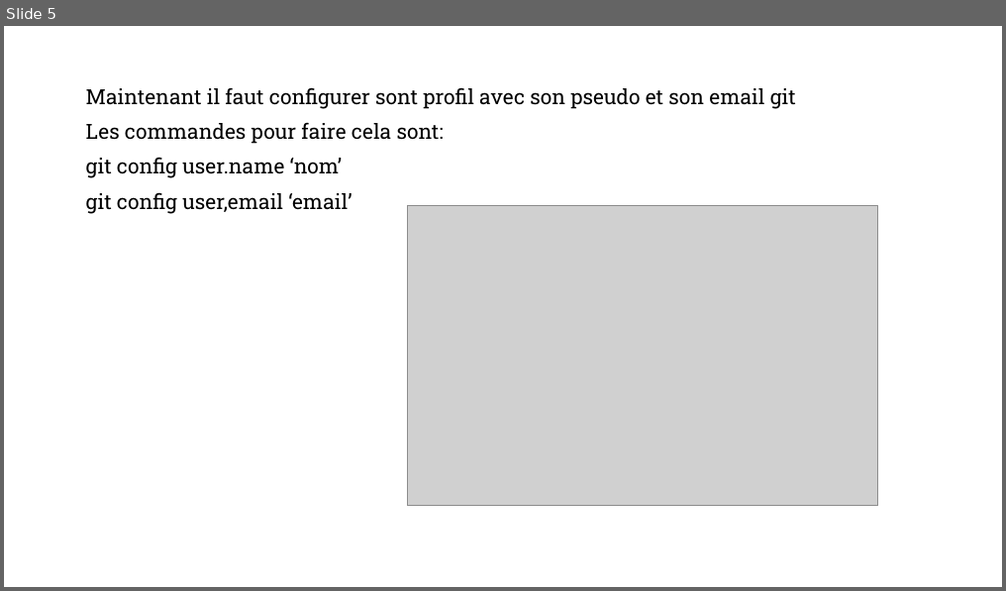
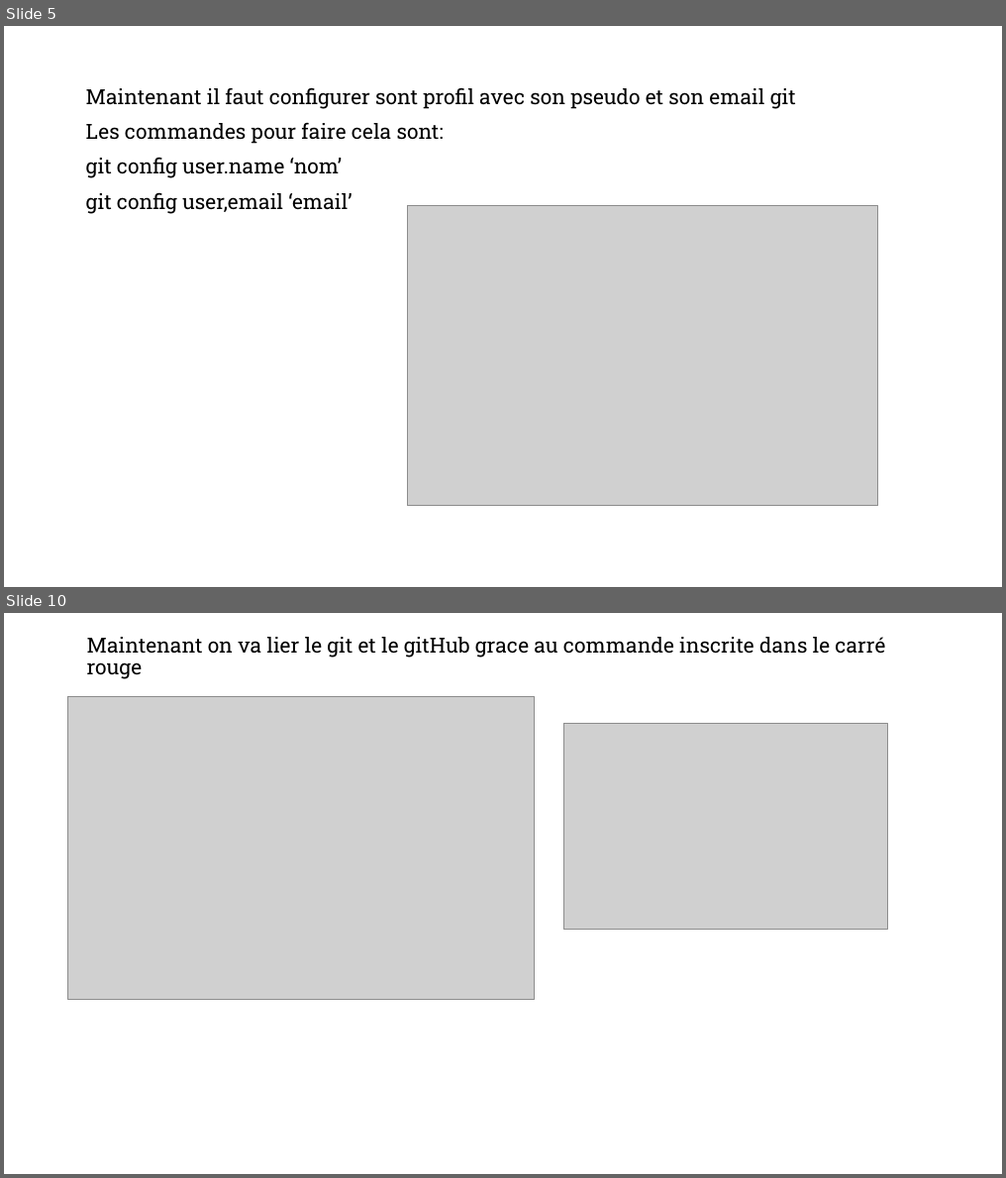
Before and after one commit to Nialee37/tutoGit, a slide deck: tutoGit.pptx. Shown one above the other, each under a label of ours: slide 5 before the commit, slides 5 and 10 after it; the slides between them are not shown. The pictures are 1006x591 and 1006x1178 pixels, drawn with LibreOffice and Linux fonts; fonts in the diff are those of the drawing; grey boxes stand for pictures; background and template pictures are left out. Boxes give left, top, right and bottom in pixels: in the first picture for what was removed or moved away, otherwise in the second. Text is boxed around its words. In the diff, an @@ line names an element or a change of style, - is before the commit and + after.

```diff
--- a/tutoGit.pptx
+++ b/tutoGit.pptx
@@ slide 10 added at bbox=[4, 613, 1002, 1174], background #FFFFFF; not listed: 1 template element that a slide beside it also shows @@
@@ text added at bbox=[87, 637, 885, 679], 20 pt, text #000000 @@
+Maintenant on va lier le git et le gitHub grace au commande inscrite dans le carré rouge
@@ picture added at bbox=[67, 696, 535, 999] @@
@@ picture added at bbox=[563, 724, 887, 930] @@
```
Also in this commit, not shown: 1 slide changed, 7 other slides added, 1 other file.
